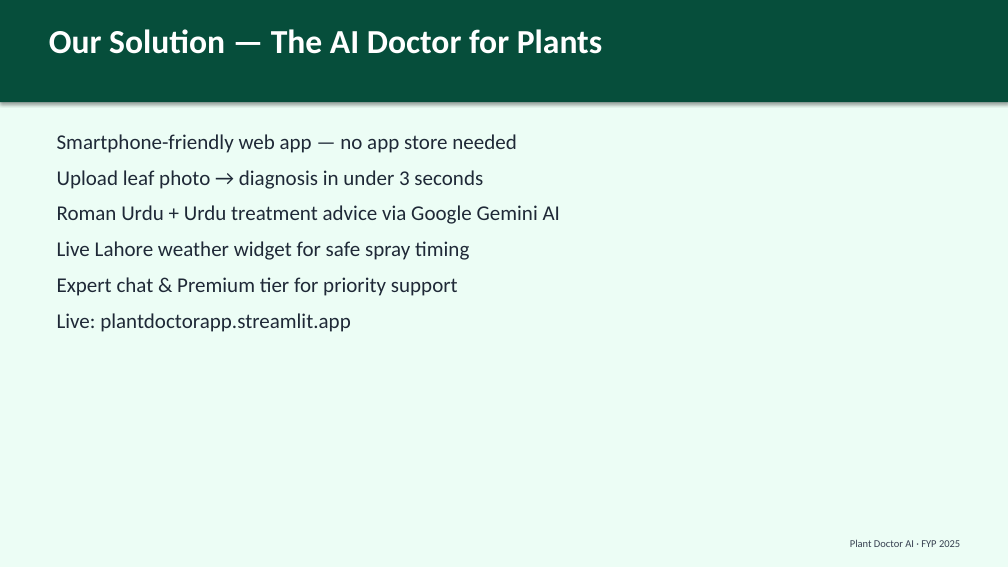
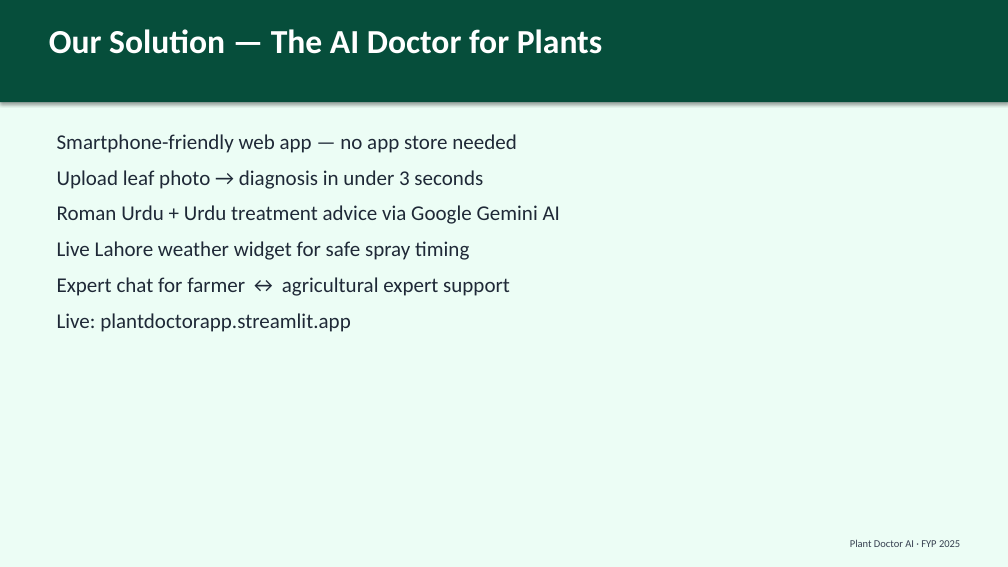
Before and after one commit to SaqlainKhan-DataEngineer/Plant-Doctor-App, a slide deck: slide 3 of Plant_Doctor_AI_Presentation.pptx. Drawn at 1008x567 pixels with LibreOffice and Linux fonts; fonts in the diff are those of the drawing. Boxes give left, top, right and bottom in pixels: in the first picture for what was removed or moved away, otherwise in the second. Text is boxed around its words. In the diff, an @@ line names an element or a change of style, - is before the commit and + after.

```diff
--- a/Plant_Doctor_AI_Presentation.pptx
+++ b/Plant_Doctor_AI_Presentation.pptx
@@ text at [57, 277, 510, 296]: text changed @@
-Expert chat & Premium tier for priority support
+Expert chat for farmer ↔ agricultural expert support
```
Also in this commit, not shown: 6 other slides changed, 1 slide removed, 8 other files.
